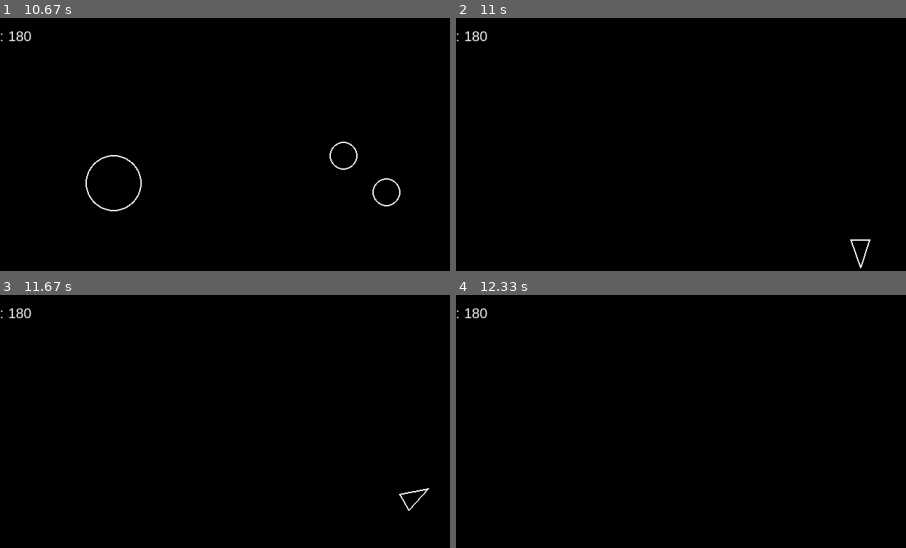
Above: before the commit, frames 1-4 (two rows, left to right).
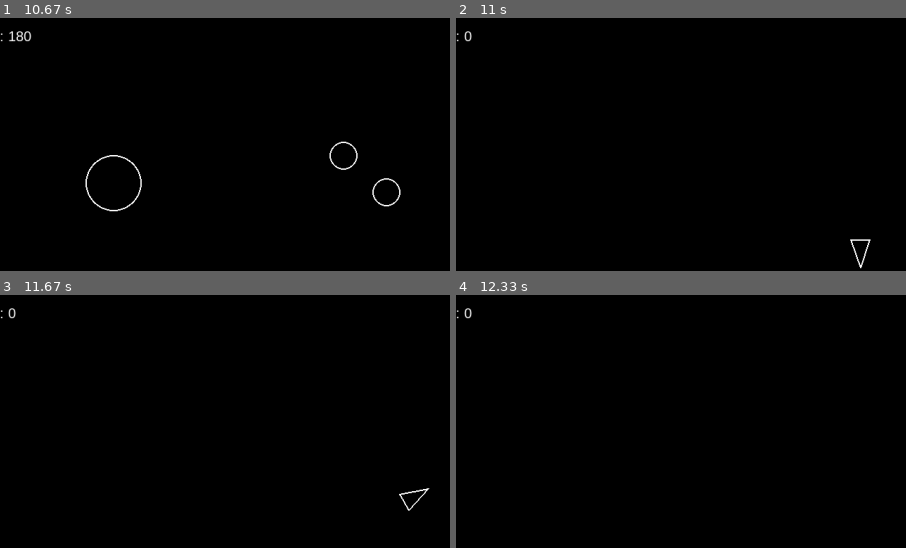
Above: after the commit, the same moments.

Repository: rena-santos/pysteroids
Game: pygame game, started from main.py
Same seed, same stepped clock (60 frames per second), same inputs: the game is played once before the commit and once after it.
Inputs (mouse positions are % of the whole screen's width and height, from its top left):
- Up to frame 1 (10.67 s): click "Start" at 0.38 s; hold A 0.67-1.2 s; move the mouse to (13, 40) at 0.7 s; hold S 1.23-1.53 s; hold A 1.57-1.97 s; hold W 2-2.37 s; hold D 2.4-3.03 s; tap Space at 3.07, 3.47, 3.87, 4.17, 4.37, 4.67, 4.87, 5.2, 5.5, 5.7, 6, 6.27, 6.6, 6.9, 7.03, 7.43, 7.73, 8.1, 8.5, 8.8, 9, 9.3, 9.5, 9.83, 10.13, 10.33, 10.63 s; hold S 3.4-3.77 s; hold A 3.8-4.27 s; hold D 4.3-4.77 s; hold W 4.8-5.1 s; hold D 5.13-5.6 s; hold A 5.63-6.17 s; hold S 6.2-6.5 s; hold A 6.53-6.93 s; hold W 6.97-7.33 s; hold D 7.37-8 s; hold S 8.03-8.4 s; hold A 8.43-8.9 s; hold D 8.93-9.4 s; hold W 9.43-9.73 s; hold D 9.77-10.23 s; hold A from 10.27 s (still down)
- Up to frame 2 (11 s): release A at 10.8 s; hold S from 10.83 s (still down); tap Space at 10.9 s
- Up to frame 3 (11.67 s): release S at 11.13 s; hold A 11.17-11.57 s; tap Space at 11.23, 11.53 s; hold W from 11.6 s (still down)
- Up to frame 4 (12.33 s): tap Space at 11.67, 12.07 s; release W at 11.97 s; hold D from 12 s (still down)
The pictures show only the part of the screen within x 5-55%, y 0-50%; the shares and areas given below are measured in that part.

Frame 1 is identical in both runs. In frame 2, 0.2% of the frame differs, in the area x 1-8%, y 5-10%; in frame 3, 0.2%; in frame 4, 0.2%.

Commit message:
Score reset on new game

Diff:
--- a/main.py
+++ b/main.py
@@ -89,11 +89,14 @@
 
         if event.type == GAME_START_EVENT:
             GameManager.update_game_state(GAME_STATE.PLAYING)
+            GameManager.GAME_SCORE = 0
+            GameManager.ui.update(f"Score: {GameManager.GAME_SCORE}")
             #asteroid_field.handle_event(event)
             #player.handle_event(event)
 
         if event.type == GAME_OVER_EVENT:
             GameManager.update_game_state(GAME_STATE.OVER)
+            #TODO: add GameManager.game_over handler - update state, score and add to leaderboard
             #player.handle_event(event)
 
         if event.type != pygame.KEYDOWN:
